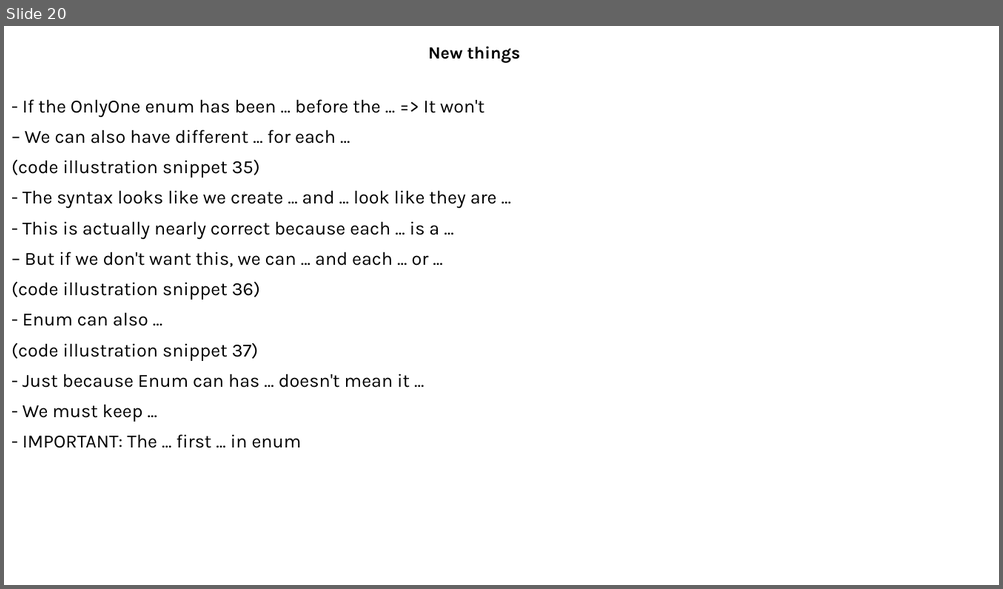
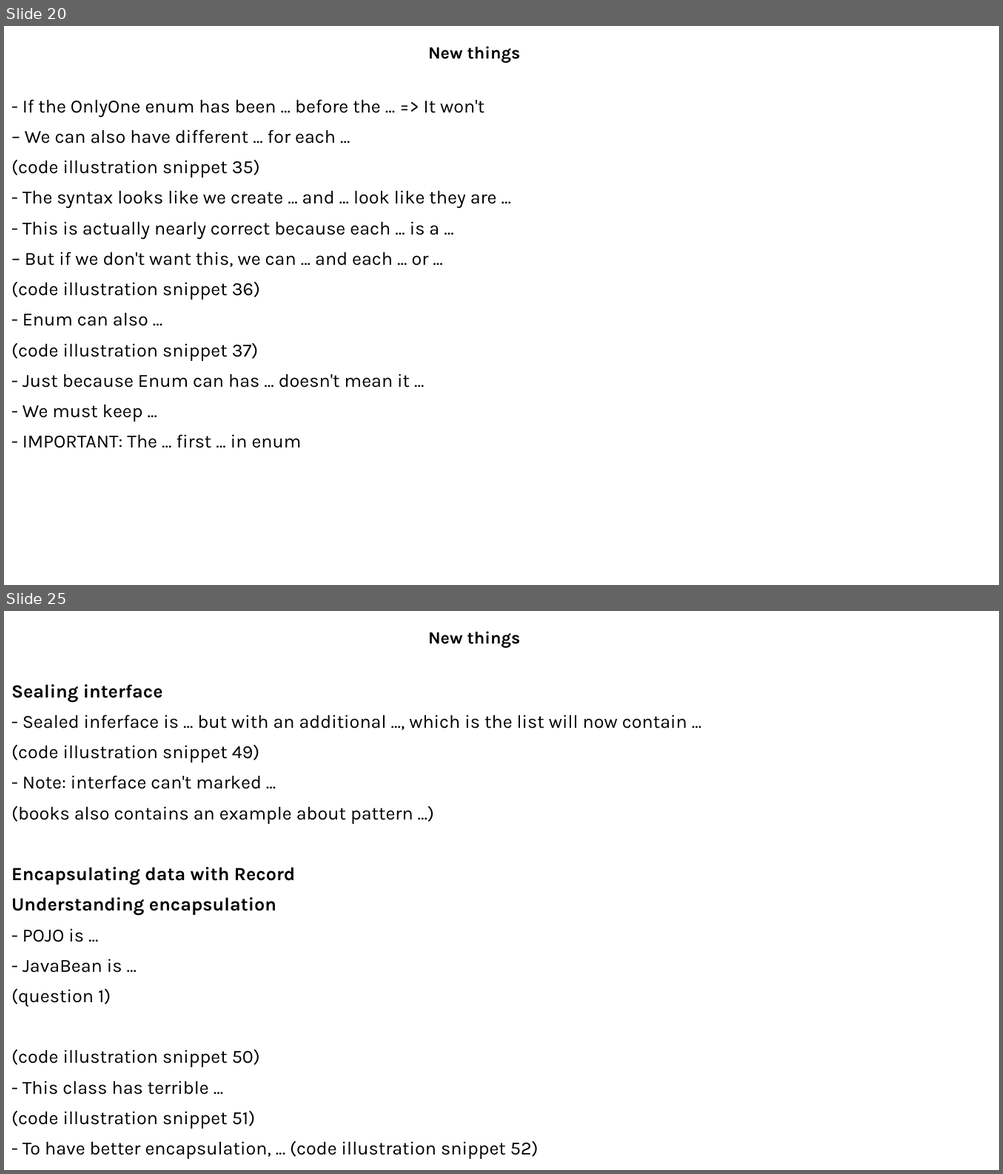
Before and after one commit to MaiDinhVinh/CS-Java, a slide deck: OCP17/Chapter 6 - Class Design and Chapter 7 - Beyond classes.pptx. Shown one above the other, each under a label of ours: slide 20 before the commit, slides 20 and 25 after it; the slides between them are not shown. The pictures are 1003x589 and 1003x1174 pixels, drawn with LibreOffice and Linux fonts; fonts in the diff are those of the drawing. Boxes give left, top, right and bottom in pixels: in the first picture for what was removed or moved away, otherwise in the second. Text is boxed around its words. In the diff, an @@ line names an element or a change of style, - is before the commit and + after.

```diff
--- a/OCP17/Chapter 6 - Class Design and Chapter 7 - Beyond classes.pptx
+++ b/OCP17/Chapter 6 - Class Design and Chapter 7 - Beyond classes.pptx
@@ slide 25 added at [4,611,999,1170], background #FFFFFF @@
@@ subtitle added at [428,631,521,648], 16.6 pt, text #000000, bold @@
+New things
@@ text added at [11,684,687,1159], 18 pt, text #000000 @@
+Sealing interface
+- Sealed inferface is ... but with an additional ..., which is the list will now contain ...
+(code illustration snippet 49)
+- Note: interface can't marked ...
+(books also contains an example about pattern ...)
+Encapsulating data with Record
+Understanding encapsulation
+- POJO is ...
+- JavaBean is ...
+(question 1)
+(code illustration snippet 50)
+- This class has terrible ...
+(code illustration snippet 51)
+- To have better encapsulation, ... (code illustration snippet 52)
```
Also in this commit, not shown: 18 other slides added.
